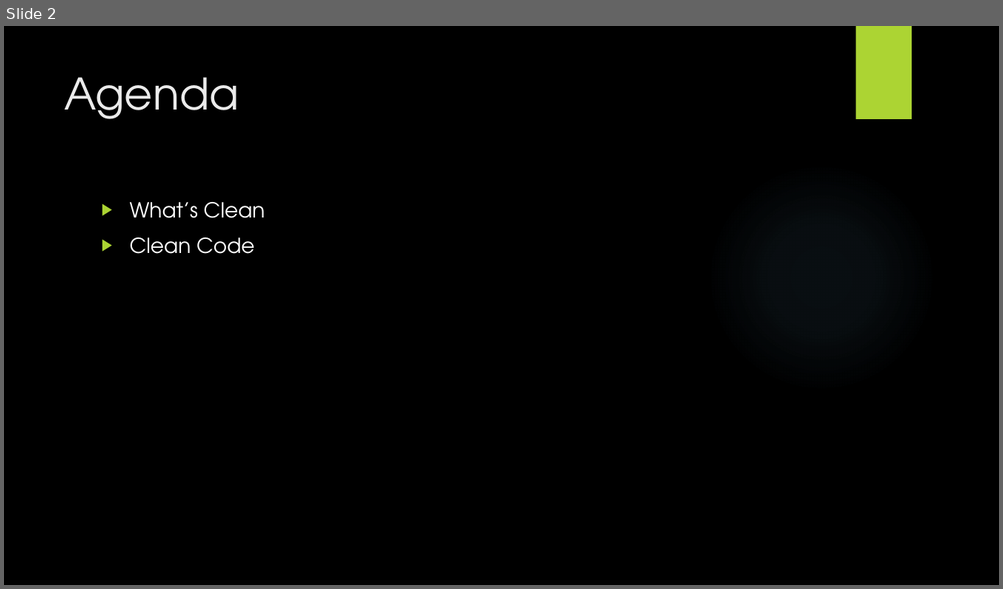
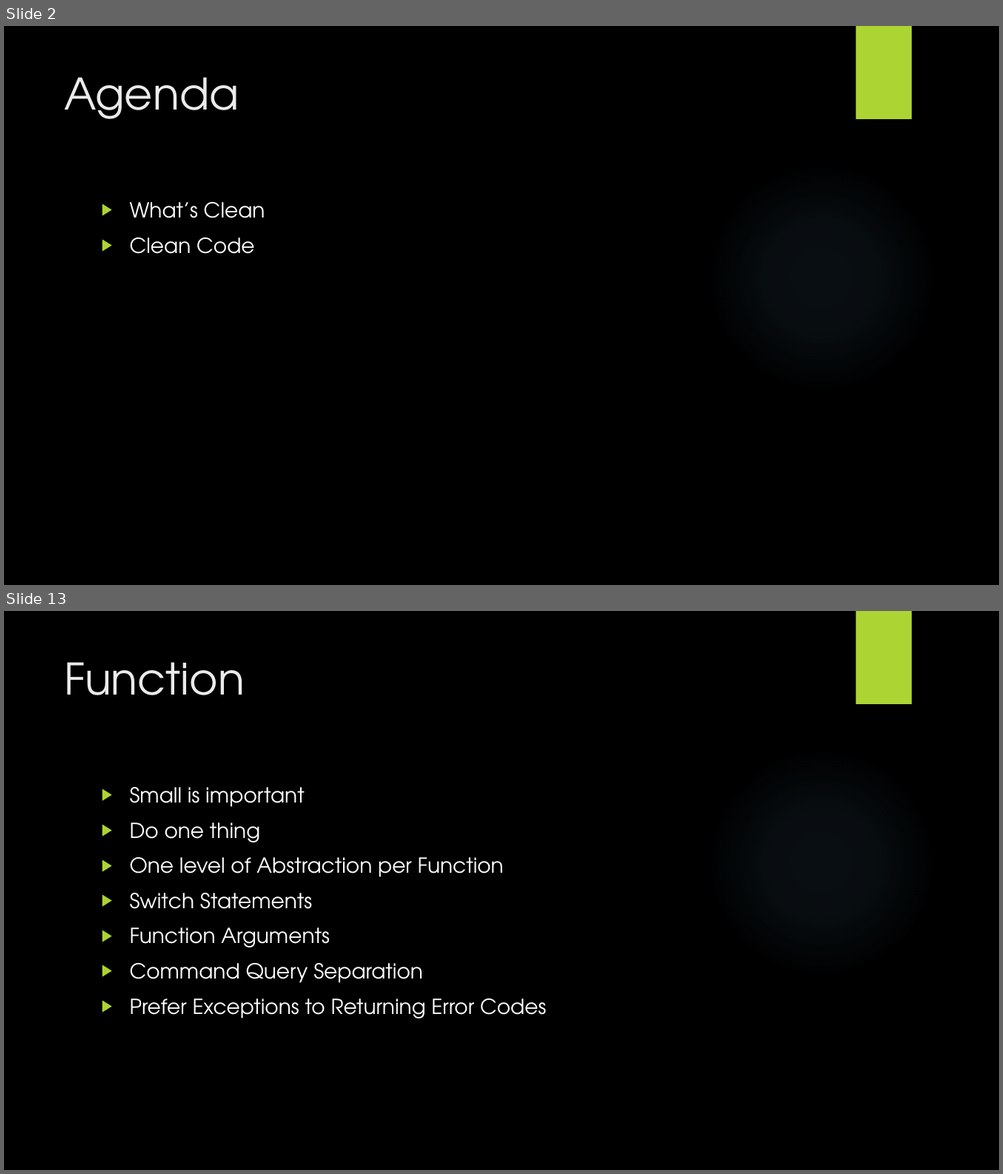
Before and after one commit to wanglifeng/PPT, a slide deck: Clean Code.pptx. Shown one above the other, each under a label of ours: slide 2 before the commit, slides 2 and 13 after it; the slides between them are not shown. The pictures are 1003x589 and 1003x1174 pixels, drawn with LibreOffice and Linux fonts; fonts in the diff are those of the drawing; background and template pictures are left out. Boxes give left, top, right and bottom in pixels: in the first picture for what was removed or moved away, otherwise in the second. Text is boxed around its words. In the diff, an @@ line names an element or a change of style, - is before the commit and + after.

```diff
--- a/Clean Code.pptx
+++ b/Clean Code.pptx
@@ slide 13 added at [4,611,999,1170], background picture (left out); not listed: 2 template elements that a slide beside it also shows @@
@@ title added at [64,662,244,695], 42 pt, text #EBEBEB @@
+Function
@@ text added at [130,787,546,1019], 20 pt, text #FFFFFF @@
+▶ Small is important
+▶ Do one thing
+▶ One level of Abstraction per Function
+▶ Switch Statements
+▶ Function Arguments
+▶ Command Query Separation
+▶ Prefer Exceptions to Returning Error Codes
```
Also in this commit, not shown: 1 slide changed, 11 other slides added, 1 slide removed.
